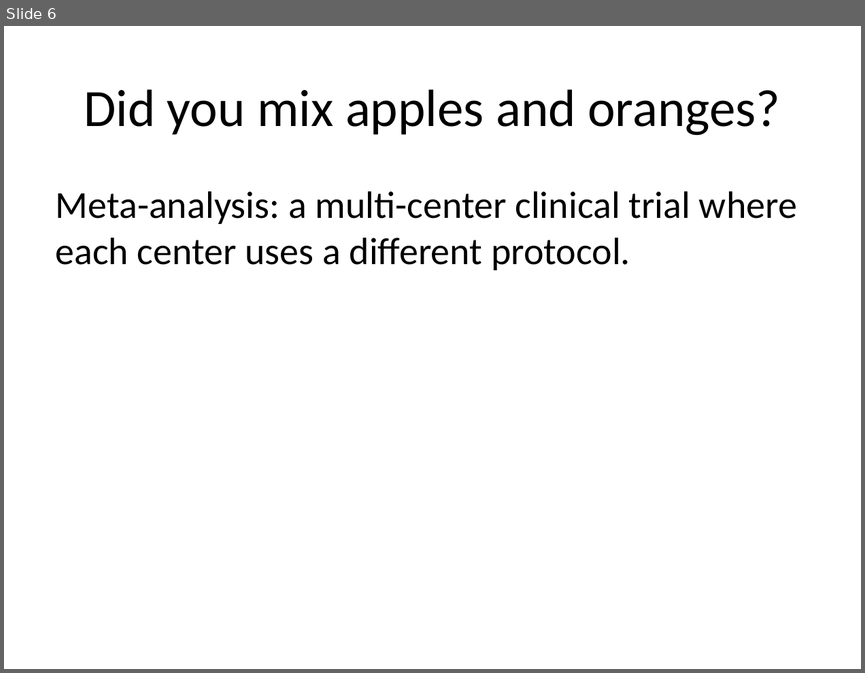
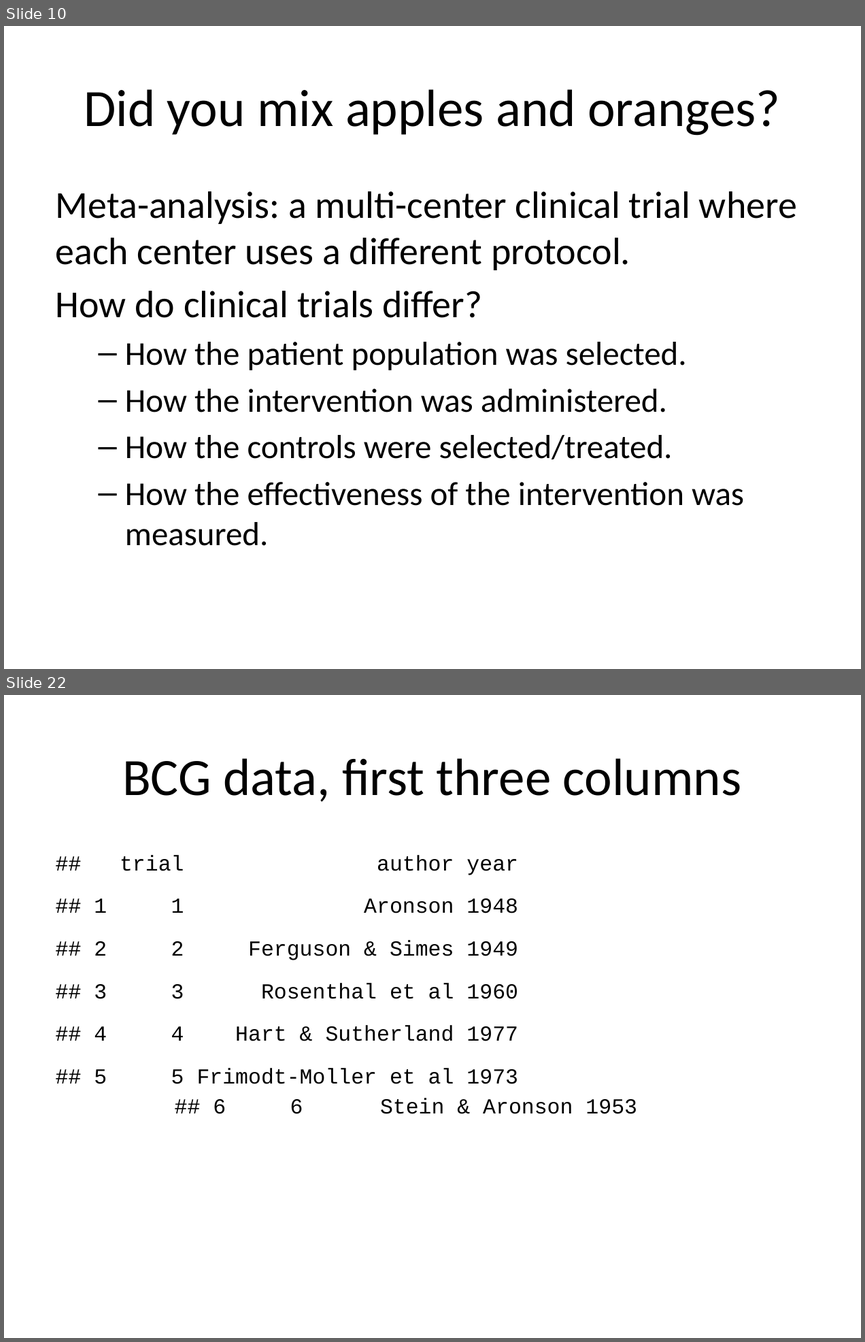
Before and after one commit to pmean/introduction-meta-analysis, a slide deck: src/intro.pptx. Shown one above the other, each under a label of ours: slide 6 before the commit, slides 10 and 22 after it; the slides between them are not shown. The pictures are 865x673 and 865x1342 pixels, drawn with LibreOffice and Linux fonts; fonts in the diff are those of the drawing. Boxes give left, top, right and bottom in pixels: in the first picture for what was removed or moved away, otherwise in the second. Text is boxed around its words. In the diff, an @@ line names an element or a change of style, - is before the commit and + after.

```diff
--- a/src/intro.pptx
+++ b/src/intro.pptx
@@ slide 22 added at <box>4,695,861,1338</box>, background #FFFFFF @@
@@ title added at <box>122,758,742,802</box>, 44 pt, text #000000 @@
+BCG data, first three columns
@@ text added at <box>94,855,637,1114</box>, 18 pt, text #000000 @@
+## trial author year
+## 1 1 Aronson 1948
+## 2 2 Ferguson & Simes 1949
+## 3 3 Rosenthal et al 1960
+## 4 4 Hart & Sutherland 1977
+## 5 5 Frimodt-Moller et al 1973
+## 6 6 Stein & Aronson 1953
@@ what was slide 6 is now slide 10 @@
@@ slide 10 changed as well @@
@@ text at <box>56,291,744,546</box>: paragraphs added @@
+How do clinical trials differ?
+  – How the patient population was selected.
+  – How the intervention was administered.
+  – How the controls were selected/treated.
+  – How the effectiveness of the intervention was measured.
```
Also in this commit, not shown: 1 other slide changed, 32 other slides added, 4 other files.
